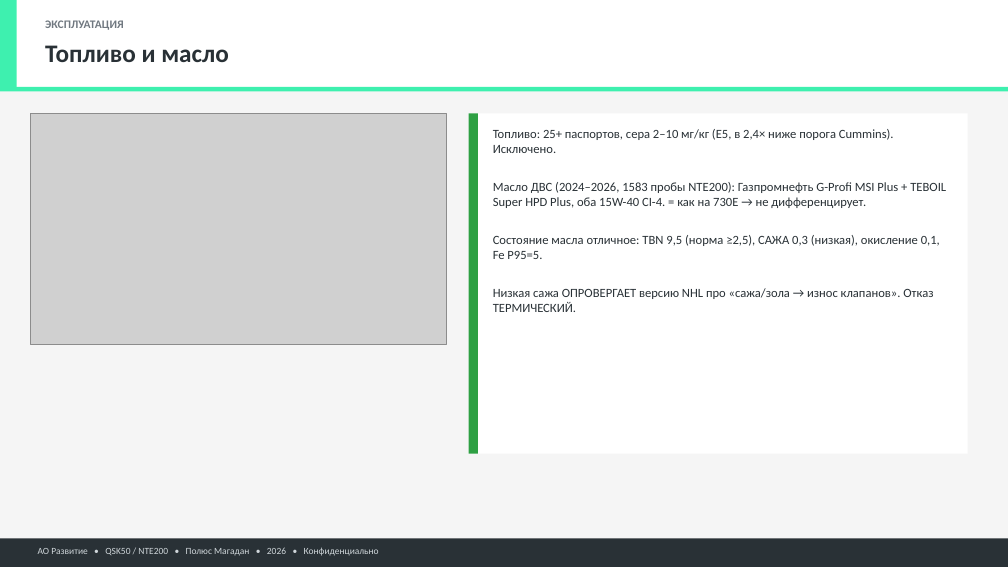
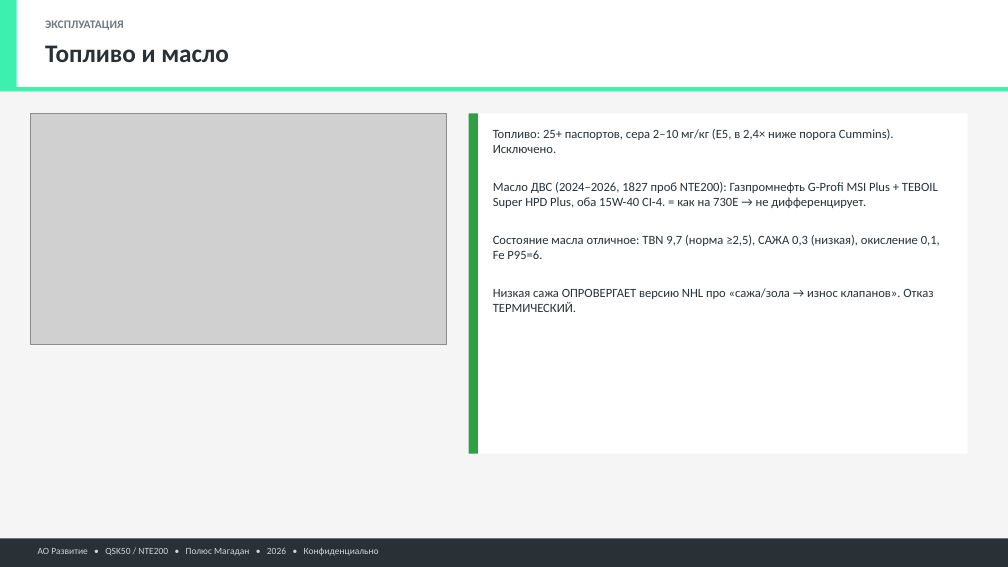
Before and after one commit to victorekuznetsov/NTE200, a slide deck: slide 8 of 05 Отчёты/Презентации/Отчёт_Развитие_NTE200_ГБЦ_QSK50.pptx. Drawn at 1008x567 pixels with LibreOffice and Linux fonts; fonts in the diff are those of the drawing; grey boxes stand for pictures. Boxes give left, top, right and bottom in pixels: in the first picture for what was removed or moved away, otherwise in the second. Text is boxed around its words. In the diff, an @@ line names an element or a change of style, - is before the commit and + after.

```diff
--- a/05 Отчёты/Презентации/Отчёт_Развитие_NTE200_ГБЦ_QSK50.pptx
+++ b/05 Отчёты/Презентации/Отчёт_Развитие_NTE200_ГБЦ_QSK50.pptx
@@ text at <box>493,182,940,259</box>: text changed @@
-Масло ДВС (2024–2026, 1583 пробы NTE200): Газпромнефть G-Profi MSI Plus + TEBOIL Super HPD Plus, оба 15W-40 CI-4. = как на 730E → не дифференцирует.
-Состояние масла отличное: TBN 9,5 (норма ≥2,5), САЖА 0,3 (низкая), окисление 0,1, Fe P95=5.
+Масло ДВС (2024–2026, 1827 проб NTE200): Газпромнефть G-Profi MSI Plus + TEBOIL Super HPD Plus, оба 15W-40 CI-4. = как на 730E → не дифференцирует.
+Состояние масла отличное: TBN 9,7 (норма ≥2,5), САЖА 0,3 (низкая), окисление 0,1, Fe P95=6.
```
Also in this commit, not shown: 8 other files.
